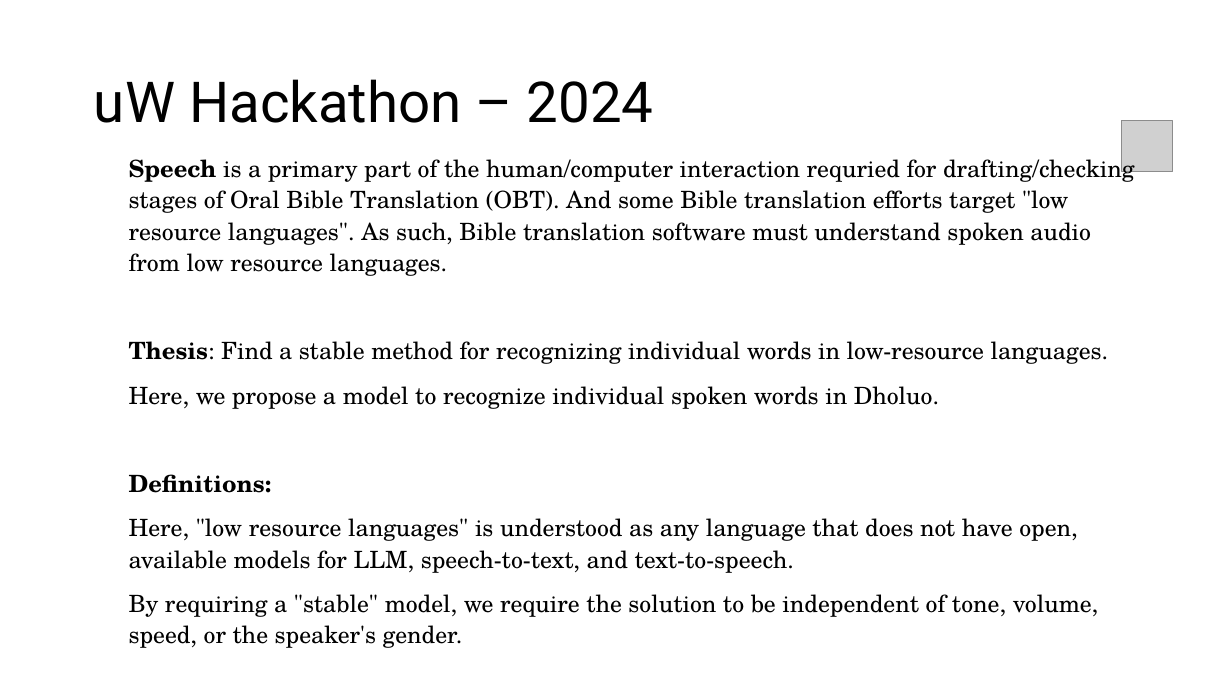
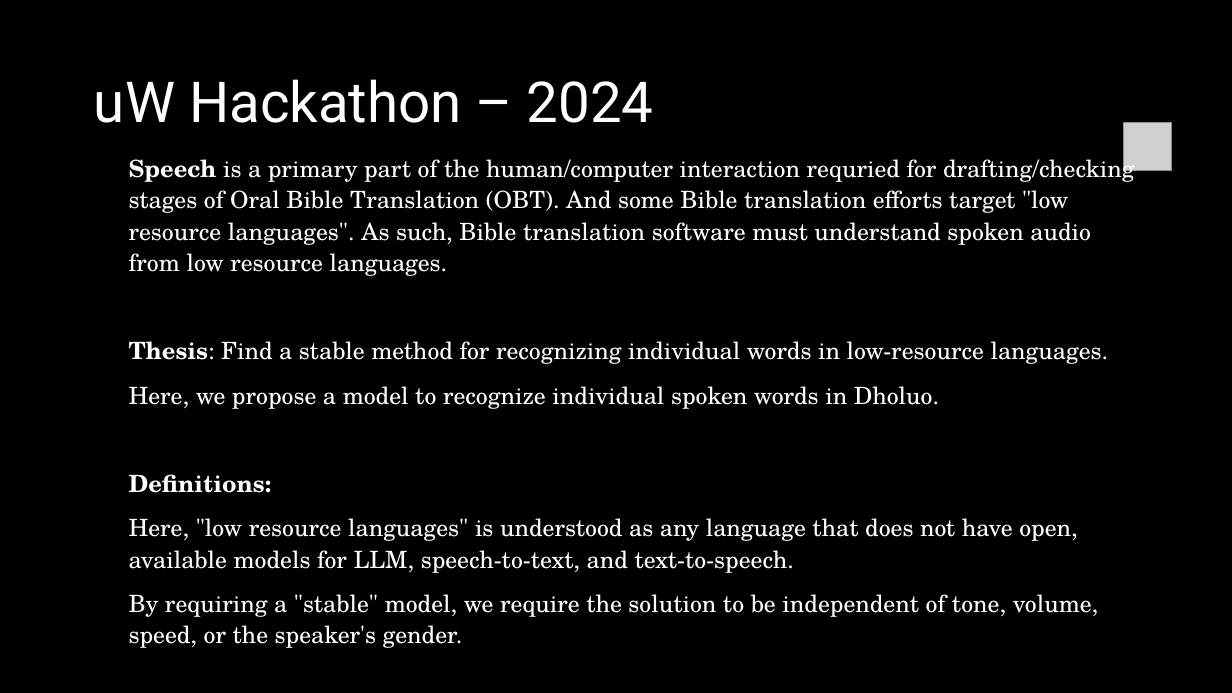
Before and after one commit to PENNET-dev/hackathon-uW-2024, a slide deck: slide 1 of Hackathon Presentation.pptx. Drawn at 1232x693 pixels with LibreOffice and Linux fonts; fonts in the diff are those of the drawing; grey boxes stand for pictures. Boxes give left, top, right and bottom in pixels: in the first picture for what was removed or moved away, otherwise in the second. Text is boxed around its words. In the diff, an @@ line names an element or a change of style, - is before the commit and + after.

```diff
--- a/Hackathon Presentation.pptx
+++ b/Hackathon Presentation.pptx
@@ background #FFFFFF to #000000 @@
@@ title "uW Hackathon – 2024" at (94,79,654,123): text colour #000000 to #FFFFFF @@
@@ text "Speech is a primary part ..." at (129,153,1134,648): text colour #000000 to #FFFFFF @@
```
Also in this commit, not shown: 11 other slides changed, 4 slides added, 7 other files.
